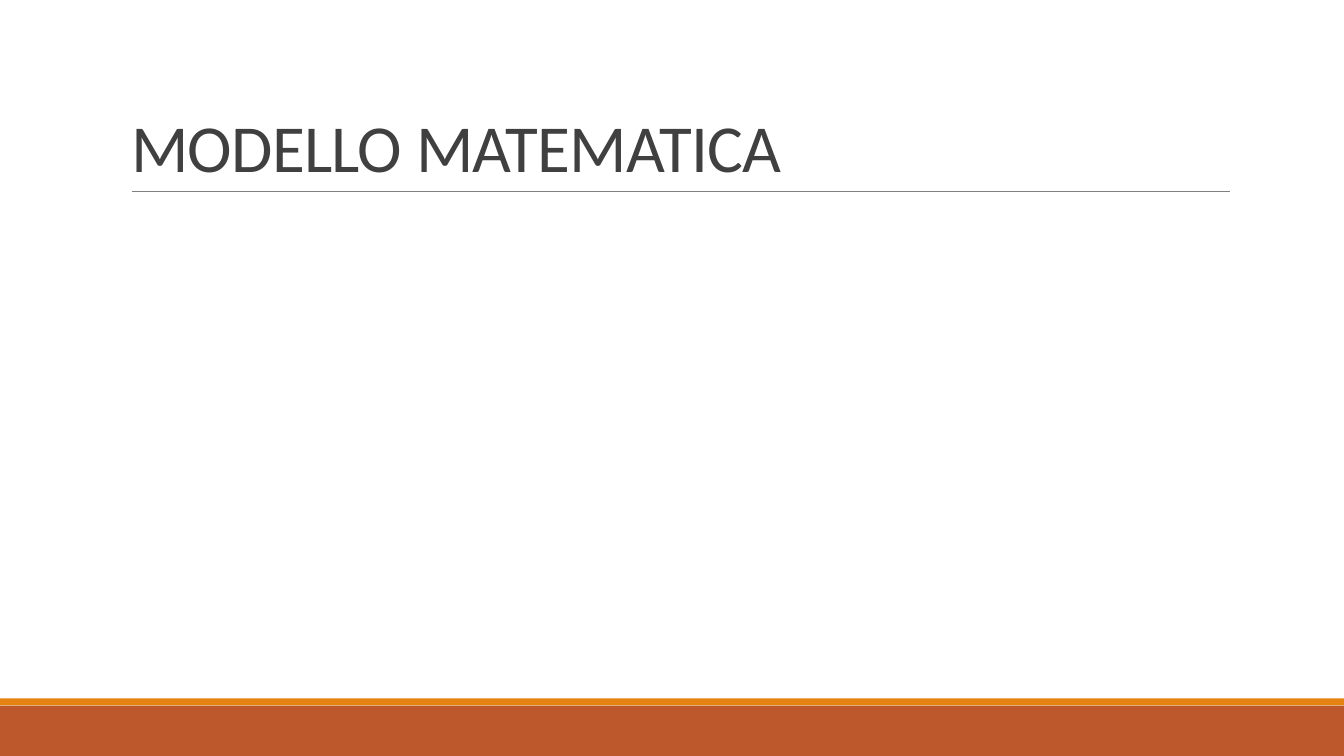
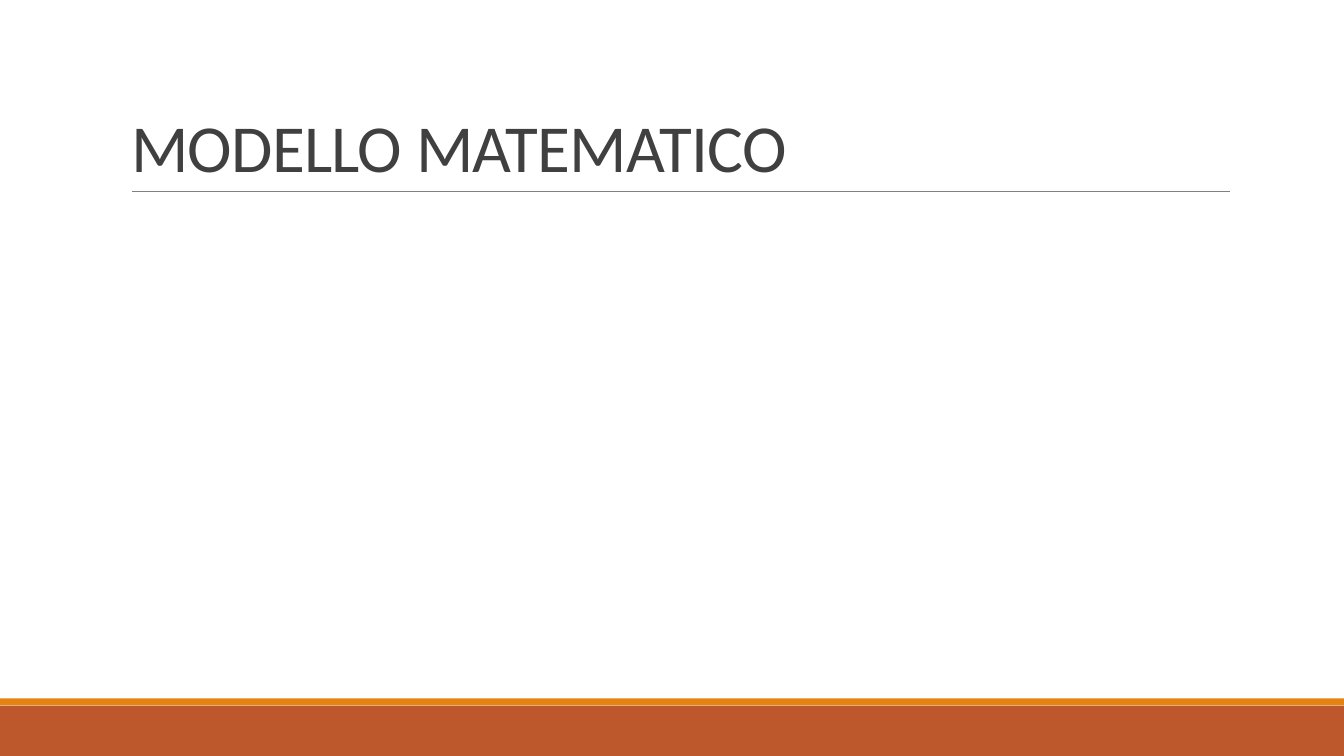
Before and after one commit to baldimario/Simplex, a slide deck: slide 4 of IDENTICAZIONE SISTEMA DI CARICHE PUNTIFORMI DA MISURE DI.pptx. Drawn at 1344x756 pixels with LibreOffice and Linux fonts; fonts in the diff are those of the drawing; grey boxes stand for pictures. Boxes give left, top, right and bottom in pixels: in the first picture for what was removed or moved away, otherwise in the second. Text is boxed around its words. In the diff, an @@ line names an element or a change of style, - is before the commit and + after.

```diff
--- a/IDENTICAZIONE SISTEMA DI CARICHE PUNTIFORMI DA MISURE DI.pptx
+++ b/IDENTICAZIONE SISTEMA DI CARICHE PUNTIFORMI DA MISURE DI.pptx
@@ title at box(131, 128, 787, 173): text changed @@
-MODELLO MATEMATICA
+MODELLO MATEMATICO
```
Also in this commit, not shown: 7 other slides changed, 3 slides added, 2 slides removed, 2 other files.
